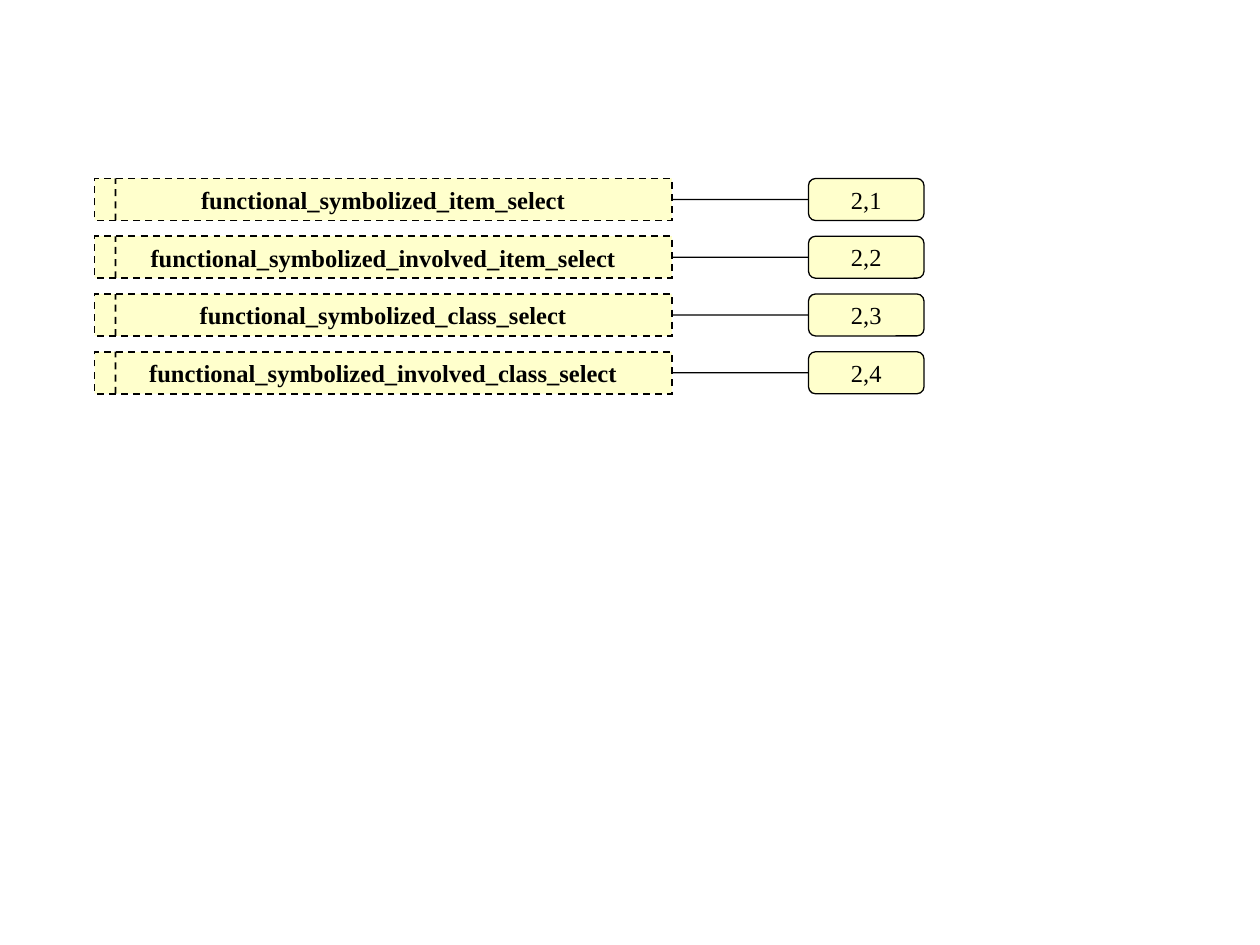
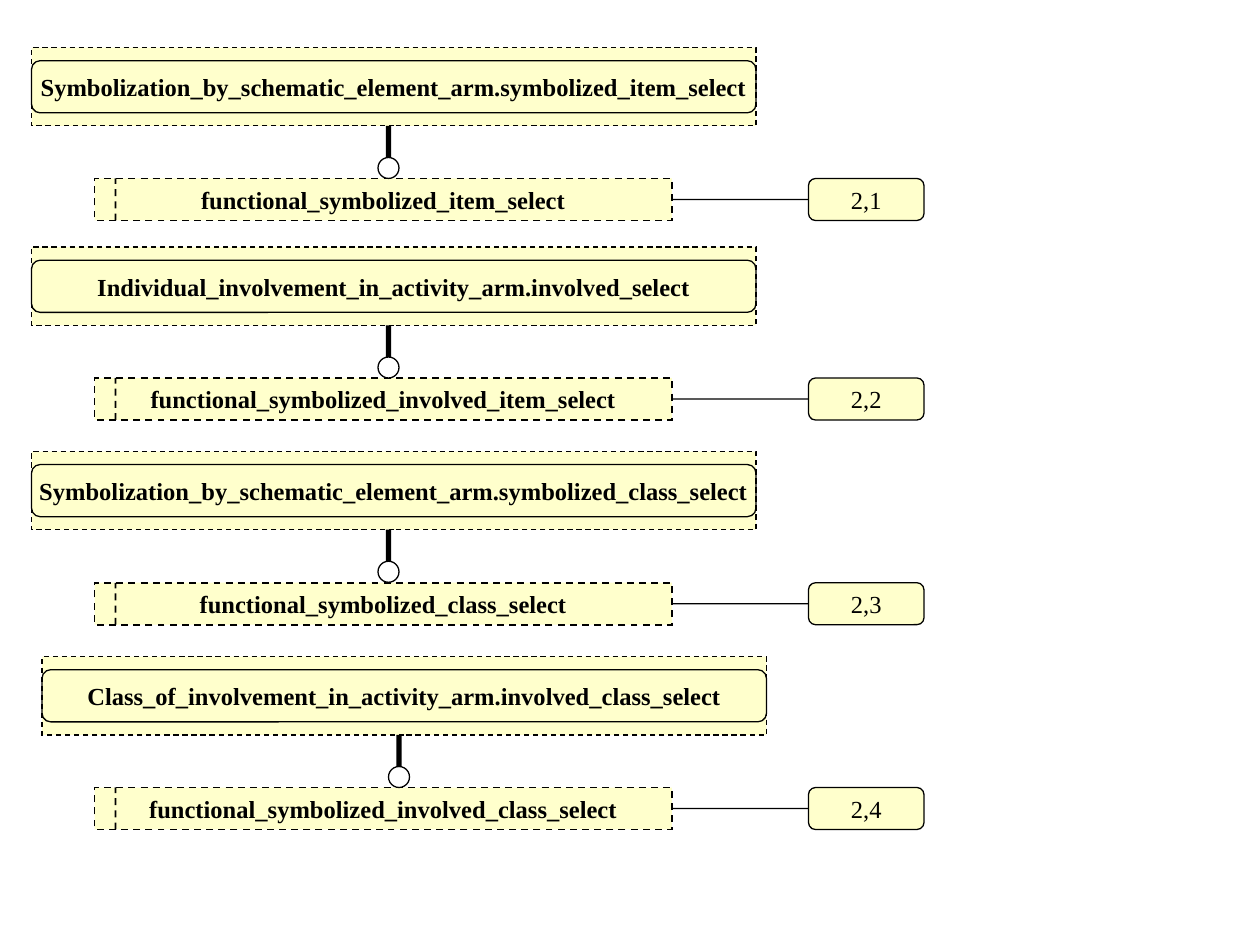
Before and after one commit to starseeker/stepmod_mirror, a slide deck: slide 2 of data/modules/functional_data_and_schematic_representation/functional_data_and_schematic_representation.ppt. Drawn at 1260x945 pixels with LibreOffice and Linux fonts; fonts in the diff are those of the drawing. Boxes give left, top, right and bottom in pixels: in the first picture for what was removed or moved away, otherwise in the second. Text is boxed around its words. In the diff, an @@ line names an element or a change of style, - is before the commit and + after.

Commit message:
select supertypes

```diff
--- a/data/modules/functional_data_and_schematic_representation/functional_data_and_schematic_representation.ppt
+++ b/data/modules/functional_data_and_schematic_representation/functional_data_and_schematic_representation.ppt
@@ rectangle added at (32, 48, 756, 126), fill #FFFFCC, outline #000000 0.74 pt dashed, 14 pt, text #000000, bold @@
+Symbolization_by_schematic_element_arm.symbolized_item_select
@@ rounded rectangle added at (32, 60, 756, 112), outline #000000 0.74 pt @@
@@ line added from (388, 158) to (388, 126), #000000 3 pt @@
@@ ellipse added at (378, 158, 399, 179), fill #FFFFFF, outline #000000 0.74 pt @@
@@ rectangle added at (32, 247, 756, 325), fill #FFFFCC, outline #000000 0.74 pt dashed, 14 pt, text #000000, bold @@
+Individual_involvement_in_activity_arm.involved_select
@@ rounded rectangle added at (32, 261, 756, 312), outline #000000 0.74 pt @@
@@ line added from (388, 357) to (388, 325), #000000 3 pt @@
@@ ellipse added at (378, 357, 399, 378), fill #FFFFFF, outline #000000 0.74 pt @@
@@ 2 lines, 1 rectangle, 1 rounded rectangle: place and size @@
-2 lines, 1 rectangle, 1 rounded rectangle at (94, 237, 925, 278)
+2 lines, 1 rectangle, 1 rounded rectangle at (94, 378, 925, 420)
@@ rectangle added at (32, 451, 756, 529), fill #FFFFCC, outline #000000 0.74 pt dashed, 14 pt, text #000000, bold @@
+Symbolization_by_schematic_element_arm.symbolized_class_select
@@ rounded rectangle added at (32, 465, 756, 517), outline #000000 0.74 pt @@
@@ line added from (388, 561) to (388, 529), #000000 3 pt @@
@@ ellipse added at (378, 561, 399, 582), fill #FFFFFF, outline #000000 0.74 pt @@
@@ 2 lines, 1 rectangle, 1 rounded rectangle: place and size @@
-2 lines, 1 rectangle, 1 rounded rectangle at (94, 294, 925, 336)
+2 lines, 1 rectangle, 1 rounded rectangle at (94, 583, 925, 625)
@@ rectangle added at (42, 656, 766, 735), fill #FFFFCC, outline #000000 0.74 pt dashed, 14 pt, text #000000, bold @@
+Class_of_involvement_in_activity_arm.involved_class_select
@@ rounded rectangle added at (42, 670, 766, 722), outline #000000 0.74 pt @@
@@ line added from (399, 766) to (399, 735), #000000 3 pt @@
@@ ellipse added at (388, 766, 410, 788), fill #FFFFFF, outline #000000 0.74 pt @@
@@ 2 lines, 1 rectangle, 1 rounded rectangle: place and size @@
-2 lines, 1 rectangle, 1 rounded rectangle at (94, 352, 925, 393)
+2 lines, 1 rectangle, 1 rounded rectangle at (94, 788, 925, 829)
```
Also in this commit, not shown: 1 other slide changed, 5 other files.
